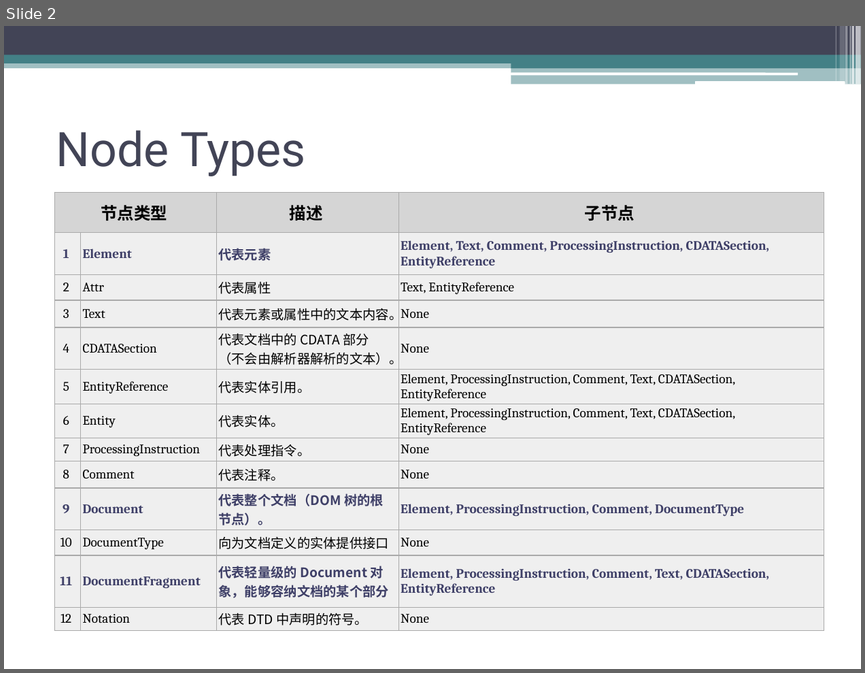
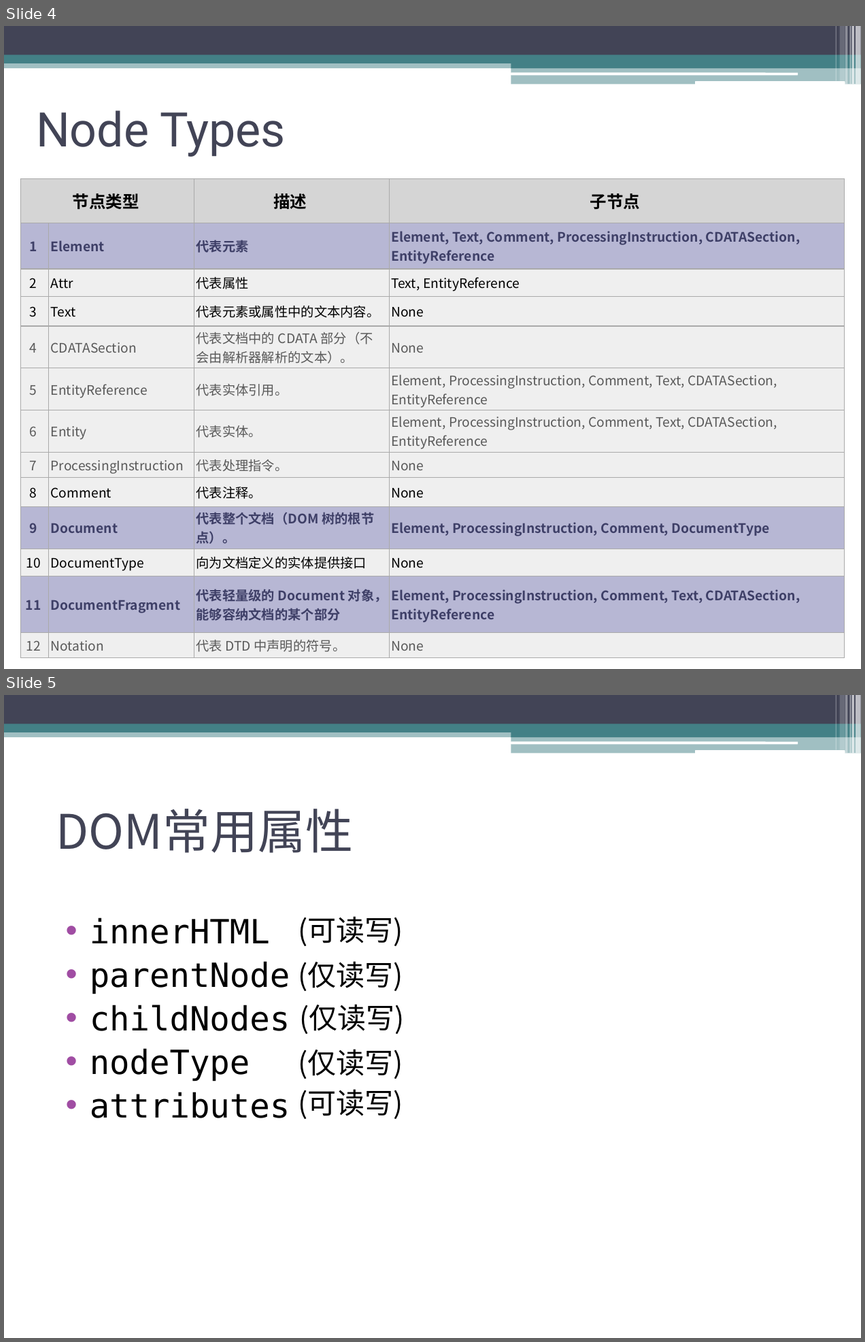
Before and after one commit to sophiazzw/Front_Library, a slide deck: manipulation.pptx. Shown one above the other, each under a label of ours: slide 2 before the commit, slides 4 and 5 after it. The pictures are 865x673 and 865x1342 pixels, drawn with LibreOffice and Linux fonts; fonts in the diff are those of the drawing. Boxes give left, top, right and bottom in pixels: in the first picture for what was removed or moved away, otherwise in the second. Text is boxed around its words. In the diff, an @@ line names an element or a change of style, - is before the commit and + after.

```diff
--- a/manipulation.pptx
+++ b/manipulation.pptx
@@ slide 5 added at (4, 695, 861, 1338), background #FFFFFF; not listed: 13 template elements that a slide beside it also shows @@
@@ title added at (56, 809, 354, 853), 40 pt, text #424456 @@
+DOM常用属性
@@ text added at (90, 917, 290, 1118), 28 pt, text #000000 @@
+• innerHTML
+• parentNode
+• childNodes
+• nodeType
+• attributes
@@ text added at (298, 916, 403, 946), 24 pt, text #000000 @@
+(可读写)
@@ text added at (298, 961, 403, 991), 24 pt, text #000000 @@
+(仅读写)
@@ text added at (299, 1004, 404, 1034), 24 pt, text #000000 @@
+(仅读写)
@@ text added at (298, 1049, 403, 1079), 24 pt, text #000000 @@
+(仅读写)
@@ text added at (298, 1089, 403, 1119), 24 pt, text #000000 @@
+(可读写)
@@ what was slide 2 is now slide 4 @@
@@ slide 4 changed as well @@
@@ title "Node Types": place and size @@
-title "Node Types" at (56, 130, 306, 176)
+title "Node Types" at (36, 110, 286, 157)
@@ table at (21, 178, 845, 654) @@
@@ fill #EFEFEF to #B7B7D4 in 12 cells @@
@@ font Arial to Noto Sans CJK SC in "节点类型", "描述", "子节点" @@
@@ font Cambria to Noto Sans CJK SC in "1", "Element", "Element, Text, Comment, ProcessingInstruction, CDATASection, ...", "2" and 32 more places @@
@@ font Noto Sans CJK JP to Noto Sans CJK SC in "代表元素", "代表属性", "代表元素或属性中的文本内容。", "代表文档中的 CDATA 部分（不会由解析器解析的文本）。" and 8 more places @@
@@ text colour #000000 to #595959 in "4", "CDATASection", "代表文档中的 CDATA 部分（不会由解析器解析的文本）。", "None" and 16 more places @@
@@ table: place and size @@
-table at (54, 192, 824, 628)
+table at (21, 178, 845, 654)
```
Also in this commit, not shown: 2 other slides changed, 4 other slides added, 6 other files.
